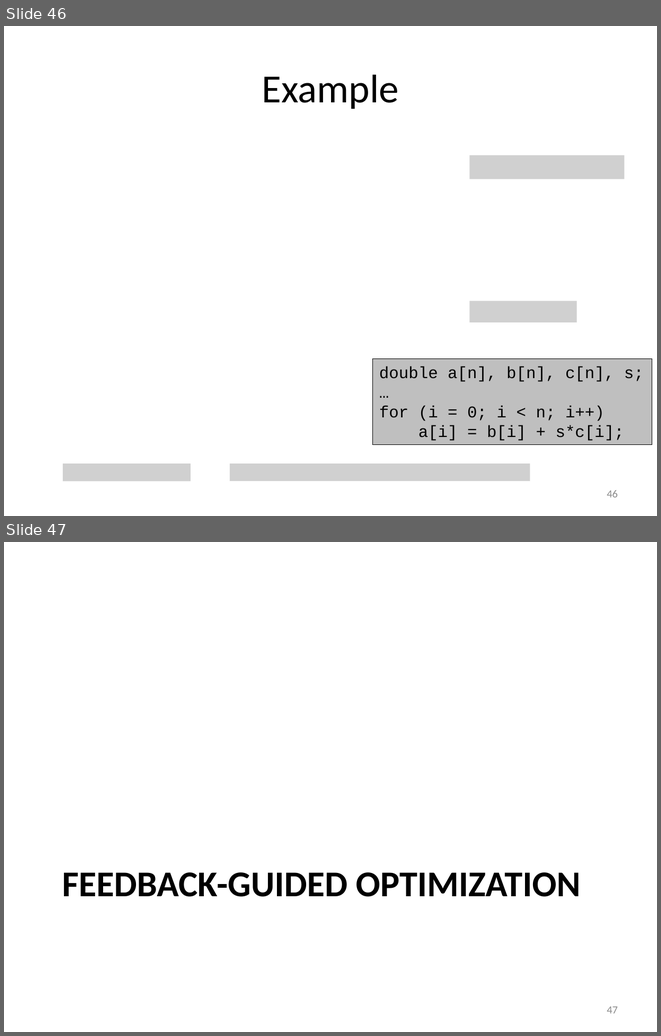
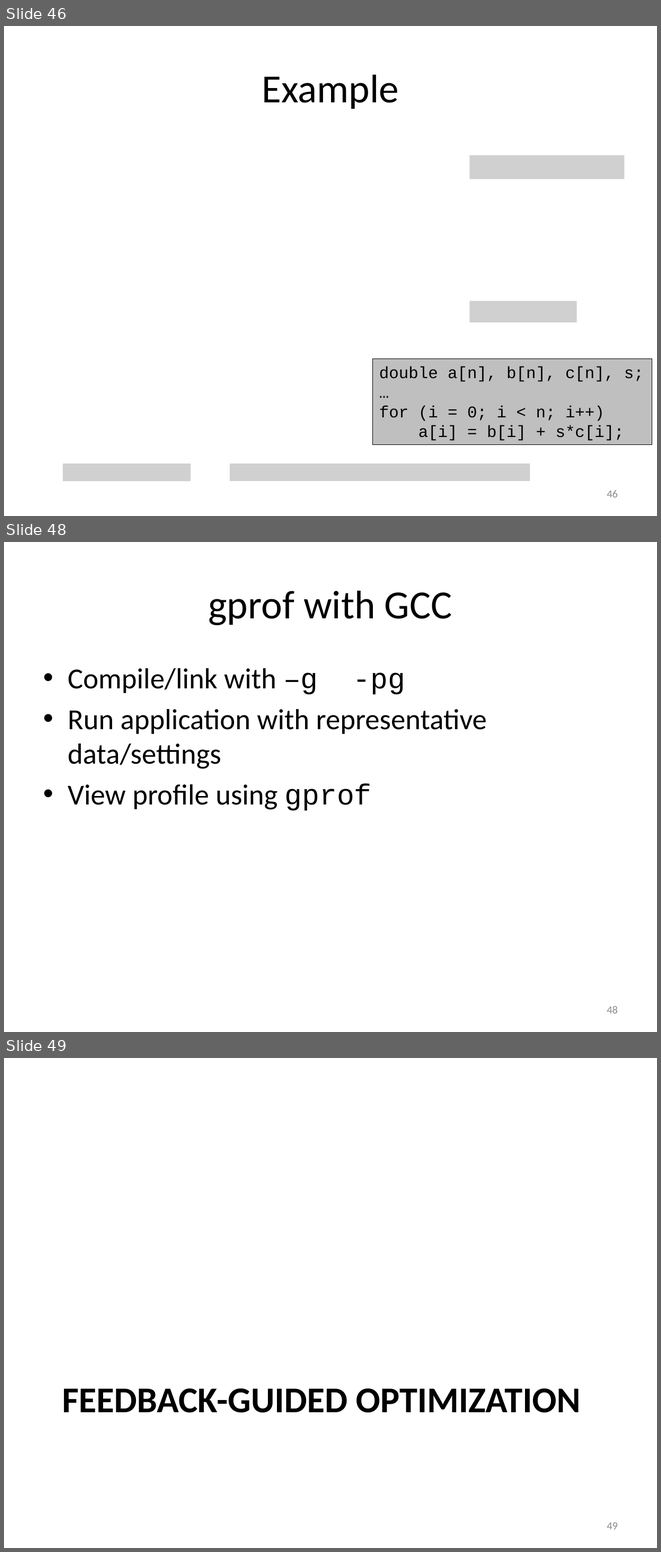
Before and after one commit to gjbex/training-material, a slide deck: Optimization/hpc_efficiency.pptx. Shown one above the other, each under a label of ours: slides 46 and 47 before the commit, slides 46, 48 and 49 after it; the slides between them are not shown. The pictures are 661x1036 and 661x1552 pixels, drawn with LibreOffice and Linux fonts; fonts in the diff are those of the drawing; grey boxes stand for pictures. Boxes give left, top, right and bottom in pixels: in the first picture for what was removed or moved away, otherwise in the second. Text is boxed around its words. In the diff, an @@ line names an element or a change of style, - is before the commit and + after.

```diff
--- a/Optimization/hpc_efficiency.pptx
+++ b/Optimization/hpc_efficiency.pptx
@@ slide 48 added at [4, 542, 657, 1032], background #FFFFFF @@
@@ title added at [209, 590, 452, 625], 44 pt, text #000000 @@
+gprof with GCC
@@ text added at [68, 668, 487, 811], 32 pt, text #000000 @@
+• Compile/link with –g -pg
+• Run application with representative data/settings
+• View profile using gprof
@@ page number added at [607, 1006, 618, 1013], 12 pt, text #8C8C8C @@
+48
@@ what was slide 47 is now slide 49 @@
@@ page number at [607, 1522, 618, 1529]: text changed @@
-47
+49
```
Also in this commit, not shown: 1 other slide added.
